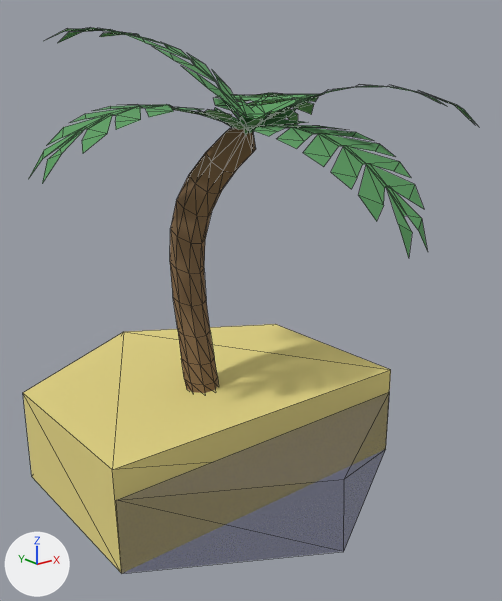
The glTF model assets/models/glTF/HexCell_Beach_Connect_4.glb, before and after one commit.
Rendered twice from a camera (50 mm lens) standing at (-2.02, -2.84, 1.79) and looking at (0.1, -0.2, 0.73). Arrows for +X, +Y and +Z are at lower left; the lights stay in place. Mesh edges are drawn as thin lines.

In view in the first picture: 'HexCell_Beach_Connect_4'.
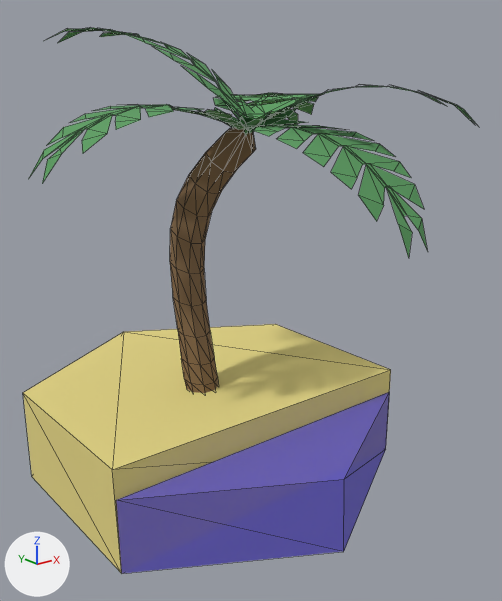
What differs and where, as boxes (x1, y1, x2, y2) in the pictures (502 x 601 px):
'HexCell_Beach_Connect_4', recoloured, surface changed: (114, 94, 390, 573) in both

What changed in the scene script:
```text
Change mat_water:
    mat_water.base_color: (0.0267, 0.0216, 0.114) -> (0.133, 0.104, 0.669)  # dark blue #2d285f -> blue #665bd6
    mat_water.alpha: 0.405 -> 0.732
```
